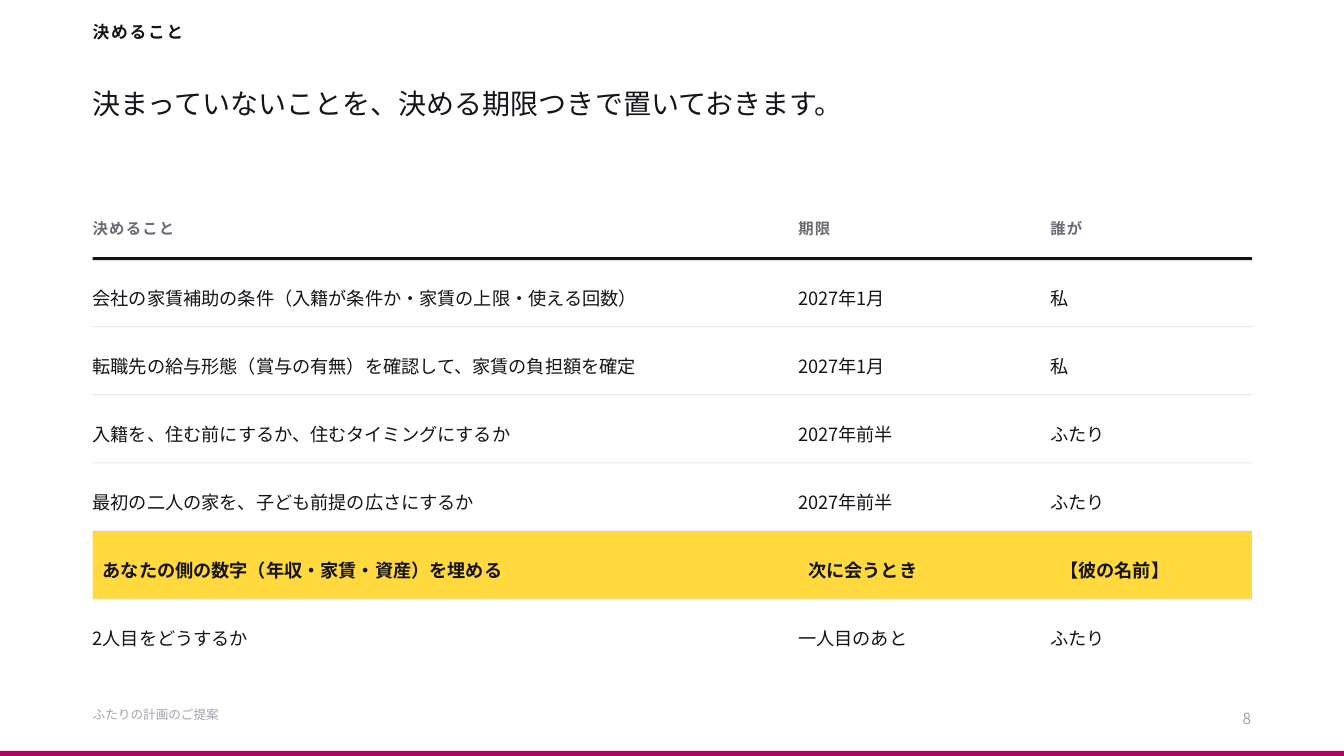
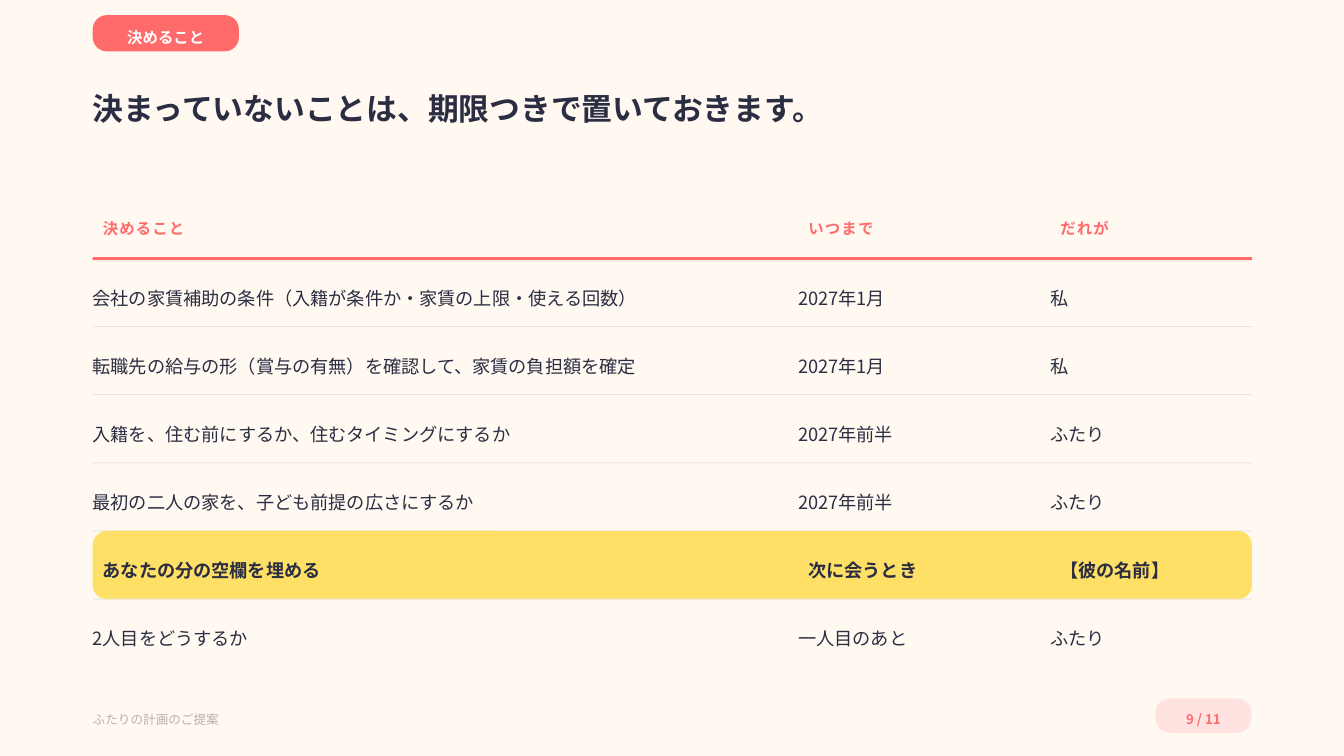
Before and after one commit to ayaka1933-glitch/portfolio, a slide deck: slide 9 of proposal/ふたりの計画のご提案.pptx (slide 8 before the commit). Drawn at 1344x756 pixels with LibreOffice and Linux fonts; fonts in the diff are those of the drawing. Boxes give left, top, right and bottom in pixels: in the first picture for what was removed or moved away, otherwise in the second. Text is boxed around its words. In the diff, an @@ line names an element or a change of style, - is before the commit and + after.

```diff
--- a/proposal/ふたりの計画のご提案.pptx
+++ b/proposal/ふたりの計画のご提案.pptx
@@ background #FFFFFF to #FFF9F2 @@
@@ rounded rectangle "決めること": place and size @@
-rounded rectangle "決めること" at [93,23,183,40]
+rounded rectangle "決めること" at [93,15,239,51]
@@ rounded rectangle "決めること" at [93,15,239,51]: size 12 to 11 pt, text colour #14141A to #FFFFFF, letter spacing 1.2 to 0 pt; alignment left to centre; vertical alignment top to middle; fill none to #FF6B6B @@
@@ text at [93,94,823,123]: text changed; size 20 to 22 pt; text colour #14141A to #2B2D42; bold on @@
-決まっていないことを、決める期限つきで置いておきます。
+決まっていないことは、期限つきで置いておきます。
@@ text "決めること": place and size @@
-text "決めること" at [93,221,175,235]
+text "決めること" at [103,221,185,235]
@@ text "決めること" at [103,221,185,235]: text colour #6B6B76 to #FF6B6B @@
@@ text at [808,221,873,235]: text changed; text colour #6B6B76 to #FF6B6B @@
-期限
+いつまで
@@ text at [1060,221,1108,235]: text changed; text colour #6B6B76 to #FF6B6B @@
-誰が
+だれが
@@ rectangle at [93,257,1252,260]: fill #14141A to #FF6B6B @@
@@ text at [93,357,636,375]: text changed; text colour #14141A to #2B2D42 @@
-転職先の給与形態（賞与の有無）を確認して、家賃の負担額を確定
+転職先の給与の形（賞与の有無）を確認して、家賃の負担額を確定
@@ rectangle removed at [93,531,1252,600] @@
@@ rounded rectangle added at [93,531,1252,600], fill #FFE066 @@
@@ text at [103,561,321,579]: text changed; text colour #14141A to #2B2D42 @@
-あなたの側の数字（年収・家賃・資産）を埋める
+あなたの分の空欄を埋める
@@ fill #E7E7EE to #EBE4DA in 5 elements at [93,327,1252,328], [93,394,1252,395], [93,463,1252,464], [93,530,1252,531], [93,599,1252,600] @@
@@ text colour #14141A to #2B2D42 in 16 elements at [93,289,637,307], [798,289,885,307], [1050,290,1068,307], [798,357,885,375], [1050,358,1068,375], [93,425,511,443], [798,425,893,443], [1050,426,1105,442], [93,493,474,511], [798,493,893,511], [1050,494,1105,510], [808,561,917,579], [1060,561,1169,579], [93,630,248,647], [798,630,907,647], [1050,630,1105,646] @@
@@ text "ふたりの計画のご提案" at [93,714,219,725]: text colour #A3A3AE to #B8B2A8 @@
@@ rounded rectangle added at [1155,699,1251,733], fill #FFE3E0, 9.5 pt, text #FF6B6B, bold @@
+9 / 11
@@ text removed at [1243,713,1252,724] @@
-8
@@ rectangle removed at [0,751,1344,756] @@
```
Also in this commit, not shown: 8 other slides changed, 2 slides added, 1 slide removed, 4 other files.
